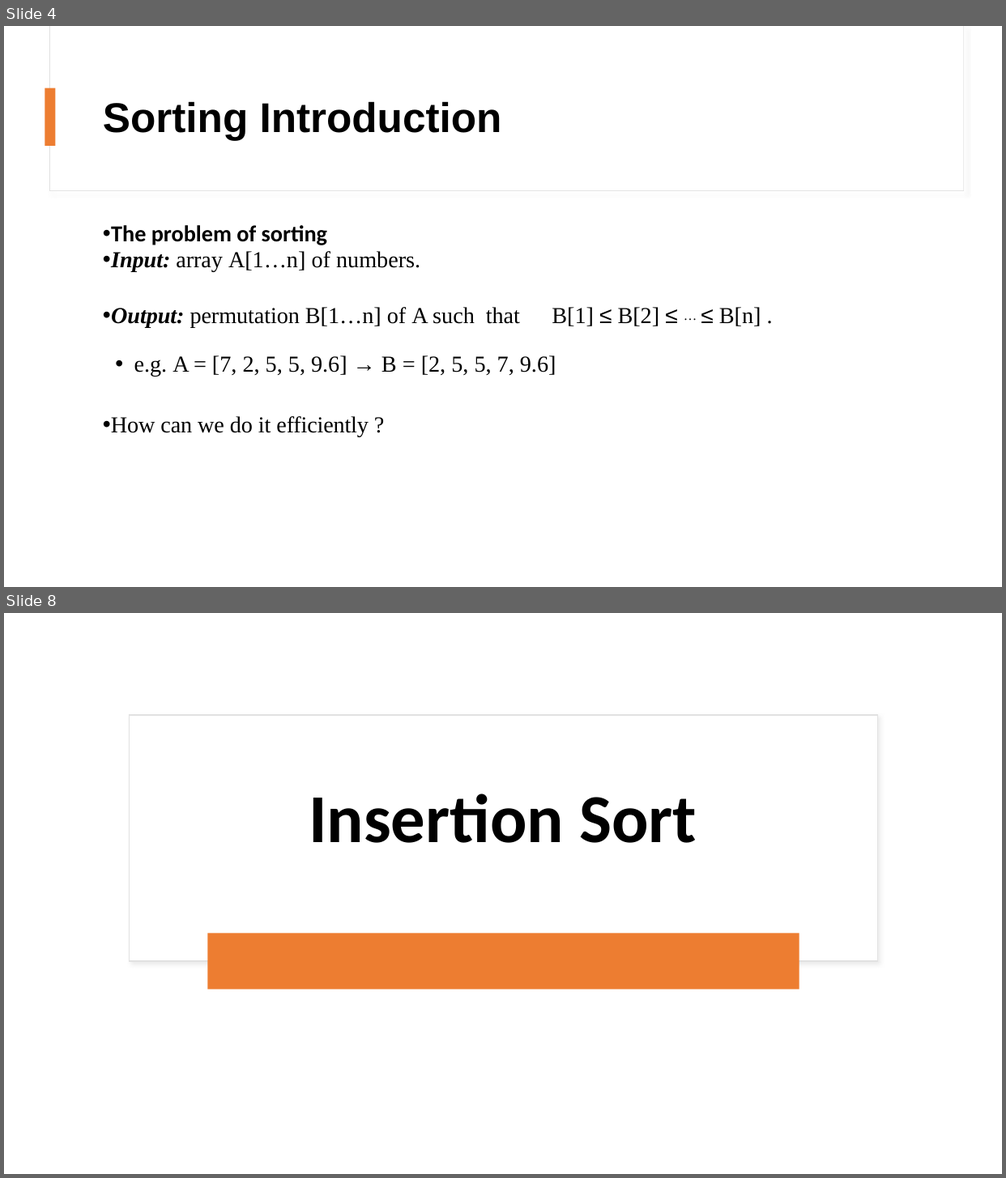
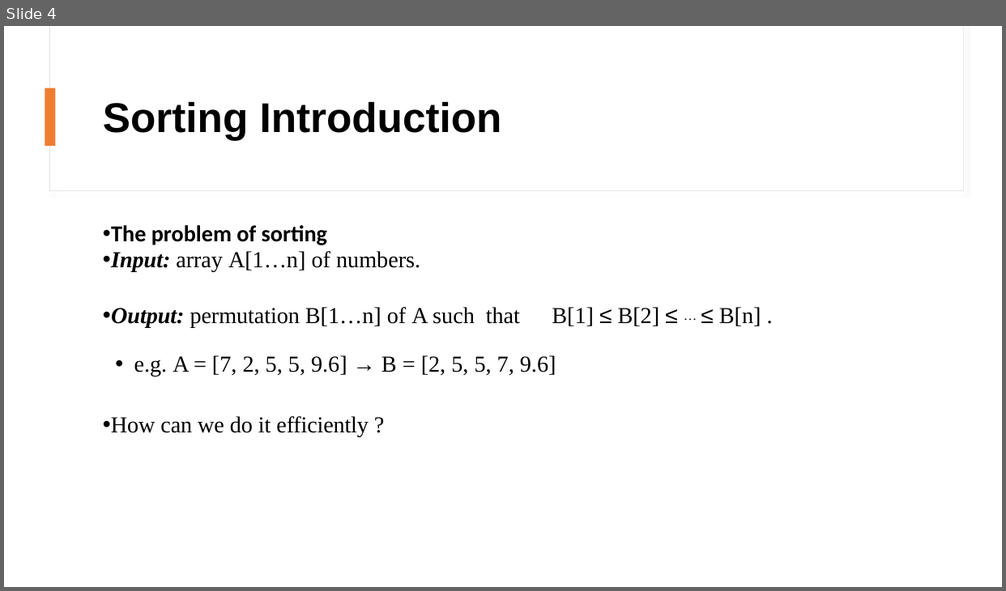
Before and after one commit to mohammednabwy/PowerPointTranslation, a slide deck: Files/DataStructureAndAlgorthimDesign.pptx. Shown one above the other, each under a label of ours: slides 4 and 8 before the commit, slide 4 after it; the slides between them are not shown. The pictures are 1006x1178 and 1006x591 pixels, drawn with LibreOffice and Linux fonts; fonts in the diff are those of the drawing. Boxes give left, top, right and bottom in pixels: in the first picture for what was removed or moved away, otherwise in the second. Text is boxed around its words. In the diff, an @@ line names an element or a change of style, - is before the commit and + after.

```diff
--- a/Files/DataStructureAndAlgorthimDesign.pptx
+++ b/Files/DataStructureAndAlgorthimDesign.pptx
@@ slide 8 removed at bbox=[4, 613, 1002, 1174], background #FFFFFF @@
@@ rectangle removed at bbox=[129, 715, 878, 961] @@
@@ title removed at bbox=[309, 794, 697, 843] @@
-Insertion Sort
@@ rounded rectangle removed at bbox=[207, 934, 799, 990] @@
```
Also in this commit, not shown: 35 other slides removed, 6 other files.
